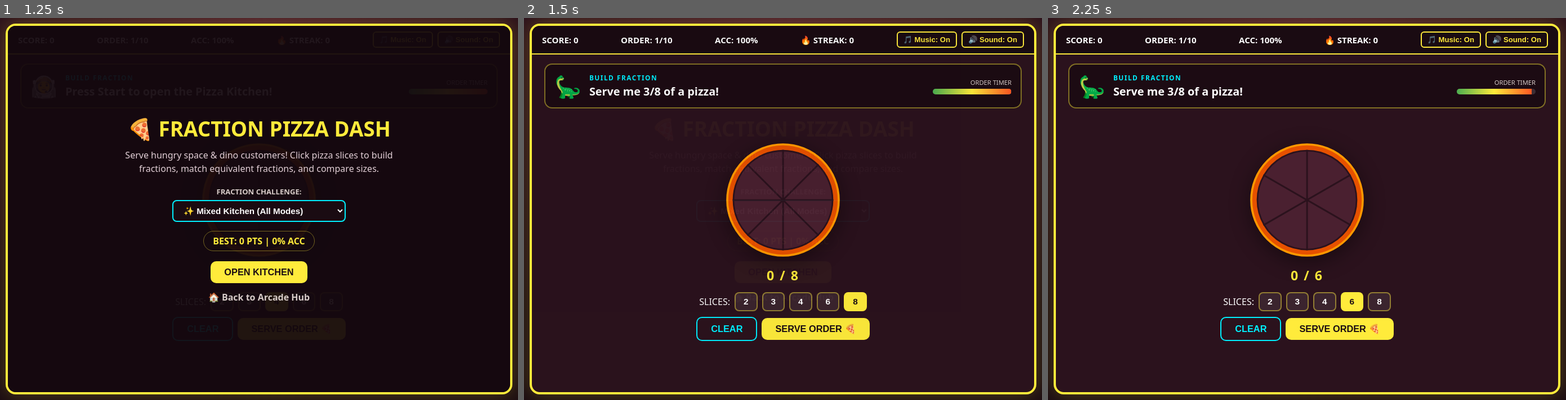
Above: before the commit, frames 1-3 (left to right).
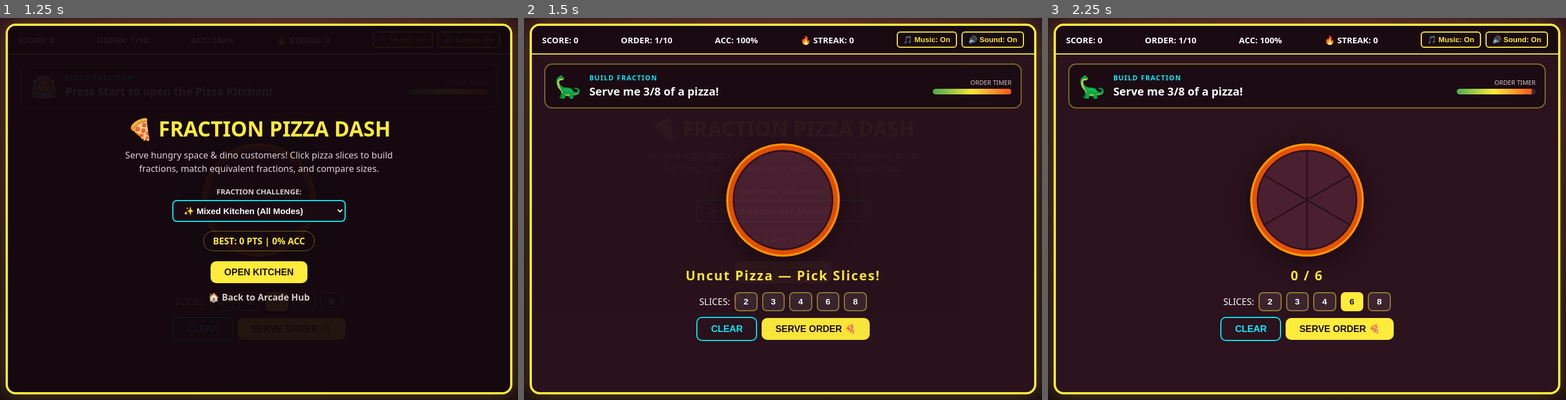
Above: after the commit, the same moments.

Repository: chenxu1988/neon-typing-arcade
Game: browser game, page fraction-dash.html
Two runs of this game, one before a commit and one after it. Both use one fixed random seed, a clock stepped at 60 frames per second and the inputs below.
Inputs:
- Up to frame 1 (1.25 s): no input
- Up to frame 2 (1.5 s): click "OPEN KITCHEN" at 1.27 s
- Up to frame 3 (2.25 s): tap Shift at 1.52 s; click "6" at 2.02 s

Frame 1 is identical in both runs. In frame 2, 0.8% of the frame differs, in the area x 31-69%, y 34-77%; in frame 3, nothing differs.

Commit message:
fix(fraction-dash): start orders with uncut pizza so students choose denominator (TRIAGE-6)

Diff:
--- a/fraction-dash.js
+++ b/fraction-dash.js
@@ -124,6 +124,26 @@
     pizzaSvg.appendChild(crust);
 
     const r = 96;
+    if (denom <= 1) {
+        const whole = document.createElementNS(ns, 'circle');
+        whole.setAttribute('cx', '0');
+        whole.setAttribute('cy', '0');
+        whole.setAttribute('r', String(r));
+        whole.setAttribute('fill', '#4a2030');
+        whole.setAttribute('stroke', '#2b121d');
+        whole.setAttribute('stroke-width', '3');
+        if (interactive) {
+            whole.setAttribute('class', 'pizza-slice');
+            whole.addEventListener('click', () => {
+                feedbackBar.innerText = '🔪 Pick how many SLICES to cut first!';
+                sounds.playClick();
+            });
+        }
+        pizzaSvg.appendChild(whole);
+        pizzaReadout.innerText = 'Uncut Pizza — Pick Slices!';
+        return;
+    }
+
     for (let i = 0; i < denom; i++) {
         const a1 = (i / denom) * Math.PI * 2 - Math.PI / 2;
         const a2 = ((i + 1) / denom) * Math.PI * 2 - Math.PI / 2;
@@ -264,7 +284,7 @@
     } else {
         compareControls.style.display = 'none';
         builderControls.style.display = 'flex';
-        setActiveDenominator(currentOrder.type === 'equiv' ? currentOrder.targetDenom : currentOrder.denom);
+        setActiveDenominator(1);
     }
 }
 
@@ -291,6 +311,11 @@
 
 function servePizzaOrder() {
     if (!gameActive || gamePaused || orderLocked || !currentOrder || currentOrder.type === 'compare') return;
+    if (totalSlices <= 1) {
+        feedbackBar.innerText = '🔪 Pick how many SLICES to cut first!';
+        sounds.playError();
+        return;
+    }
     const builtVal = selectedSlices.size / totalSlices;
     const targetVal = currentOrder.num / currentOrder.denom;
     const isEqual = Math.abs(builtVal - targetVal) < 1e-6;
Not shown, changed: TASKS.md
